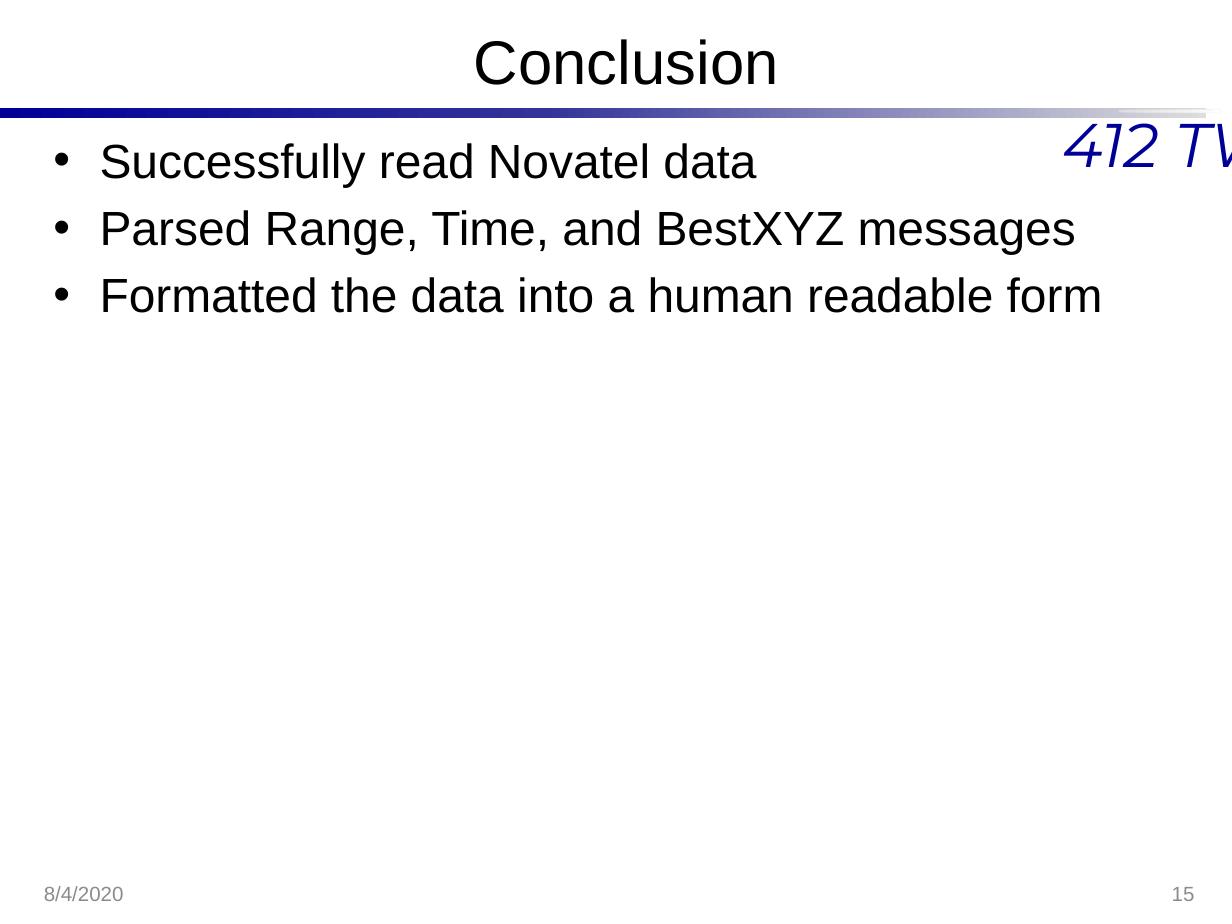
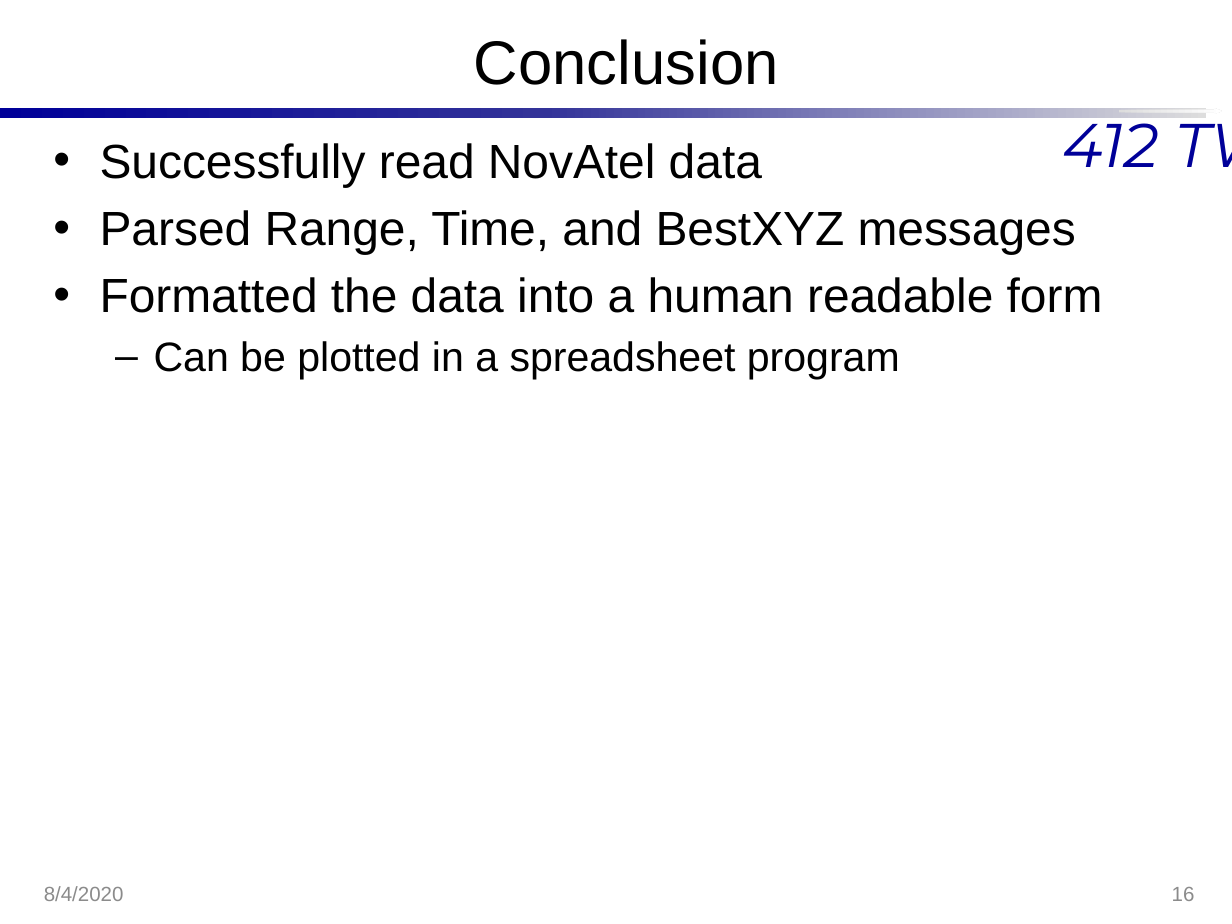
Before and after one commit to Hannsel101/PCIP_Intern_Proj_1, a slide deck: slide 16 of BestXYZ_Presentation.pptx (slide 15 before the commit). Drawn at 1232x924 pixels with LibreOffice and Linux fonts; fonts in the diff are those of the drawing; background and template pictures are left out. Boxes give left, top, right and bottom in pixels: in the first picture for what was removed or moved away, otherwise in the second. Text is boxed around its words. In the diff, an @@ line names an element or a change of style, - is before the commit and + after.

```diff
--- a/BestXYZ_Presentation.pptx
+++ b/BestXYZ_Presentation.pptx
@@ text at <box>100,143,762,187</box>: text changed @@
-• Successfully read Novatel data
+• Successfully read NovAtel data
@@ text at <box>154,341,900,380</box>: paragraph added @@
+  – Can be plotted in a spreadsheet program
@@ page number at <box>1172,887,1195,901</box>: text changed @@
-15
+16
```
Also in this commit, not shown: 5 other slides changed, 1 slide added.
